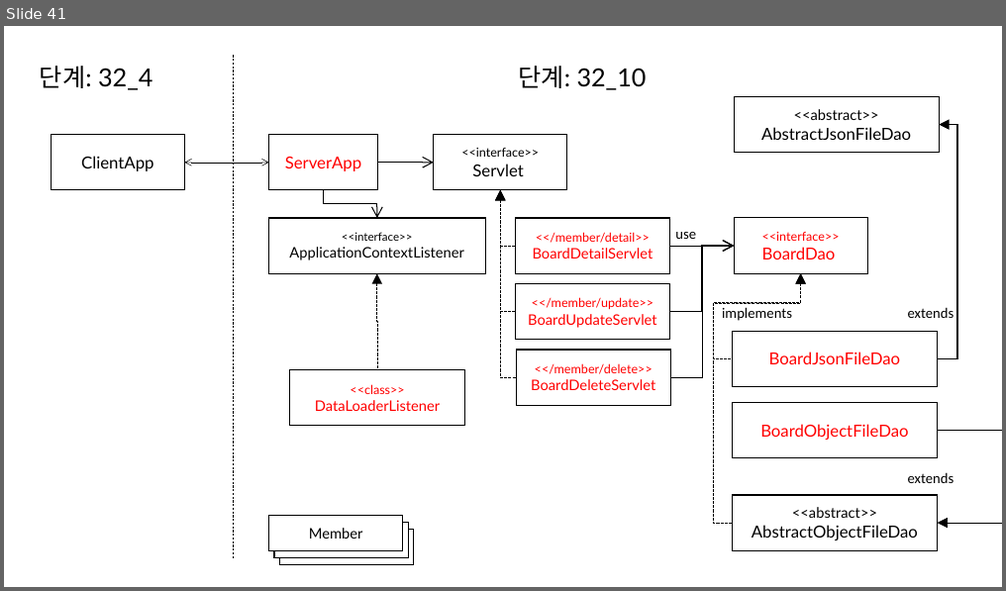
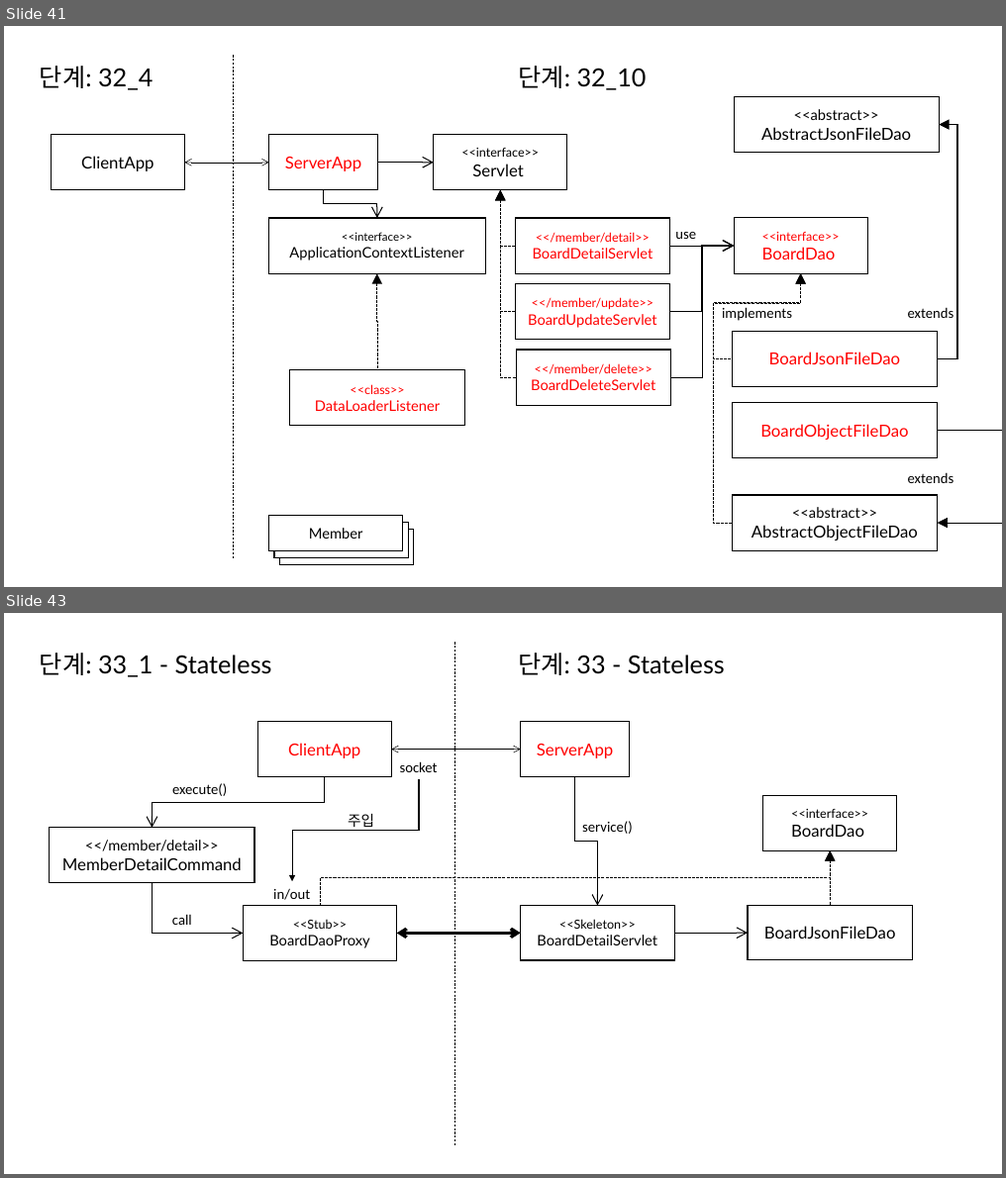
Before and after one commit to eomjinyoung/bitcamp-20191202, a slide deck: ClassDiagram.pptx. Shown one above the other, each under a label of ours: slide 41 before the commit, slides 41 and 43 after it; the slides between them are not shown. The pictures are 1006x591 and 1006x1178 pixels, drawn with LibreOffice and Linux fonts; fonts in the diff are those of the drawing. Boxes give left, top, right and bottom in pixels: in the first picture for what was removed or moved away, otherwise in the second. Text is boxed around its words. In the diff, an @@ line names an element or a change of style, - is before the commit and + after.

```diff
--- a/ClassDiagram.pptx
+++ b/ClassDiagram.pptx
@@ slide 43 added at <box>4,613,1002,1174</box>, background #FFFFFF @@
@@ line added from (455, 642) to (455, 1146), #000000 0.5 pt dashed @@
@@ text added at <box>40,653,272,677</box>, 24 pt, text #000000 @@
+단계: 33_1 - Stateless
@@ text added at <box>518,653,725,675</box>, 24 pt, text #000000 @@
+단계: 33 - Stateless
@@ rectangle added at <box>257,722,392,777</box>, outline #000000 1 pt, 16 pt, text #FF0000 @@
+ClientApp
@@ rectangle added at <box>521,722,629,777</box>, outline #000000 1 pt, 16 pt, text #FF0000 @@
+ServerApp
@@ double arrow added from (391, 750) to (521, 750), #000000 0.5 pt @@
@@ elbow arrow added from (325, 777) to (152, 828), #000000 1 pt @@
@@ text added at <box>172,783,227,796</box>, 14 pt, text #000000 @@
+execute()
@@ elbow arrow added from (419, 779) to (292, 881), #000000 1 pt @@
@@ text added at <box>400,761,438,772</box>, 14 pt, text #000000 @@
+socket
@@ elbow arrow added from (575, 777) to (598, 906), #000000 1 pt @@
@@ text added at <box>348,814,374,831</box>, 14 pt, text #000000 @@
+주입
@@ rectangle added at <box>763,795,897,851</box>, outline #000000 1 pt, 12 pt, text #000000 @@
+<<interface>>
+BoardDao
@@ rectangle added at <box>50,828,254,883</box>, fill #FFFFFF, outline #000000 1 pt, 16 pt, text #000000 @@
+<</member/detail>>
+MemberDetailCommand
@@ text added at <box>582,821,633,834</box>, 14 pt, text #000000 @@
+service()
@@ elbow arrow added from (320, 906) to (831, 851), #000000 1 pt dashed @@
@@ elbow arrow added from (831, 906) to (831, 851), #000000 1 pt dashed @@
@@ elbow arrow added from (152, 883) to (243, 934), #000000 1 pt @@
@@ rectangle added at <box>243,906,397,960</box>, outline #000000 1 pt, 14 pt, text #000000 @@
+<<Stub>>
+BoardDaoProxy
@@ text added at <box>273,888,310,900</box>, 14 pt, text #000000 @@
+in/out
@@ rectangle added at <box>521,906,675,960</box>, outline #000000 1 pt, 14 pt, text #000000 @@
+<<Skeleton>>
+BoardDetailServlet
@@ rectangle added at <box>747,906,912,960</box>, outline #000000 1 pt, 16 pt, text #000000 @@
+BoardJsonFileDao
@@ text added at <box>172,914,192,925</box>, 14 pt, text #000000 @@
+call
@@ elbow double arrow added from (397, 934) to (521, 934), #000000 3 pt @@
@@ elbow arrow added from (675, 934) to (747, 934), #000000 1 pt @@
```
Also in this commit, not shown: 2 slides changed, 4 other slides added, 10 other files.
